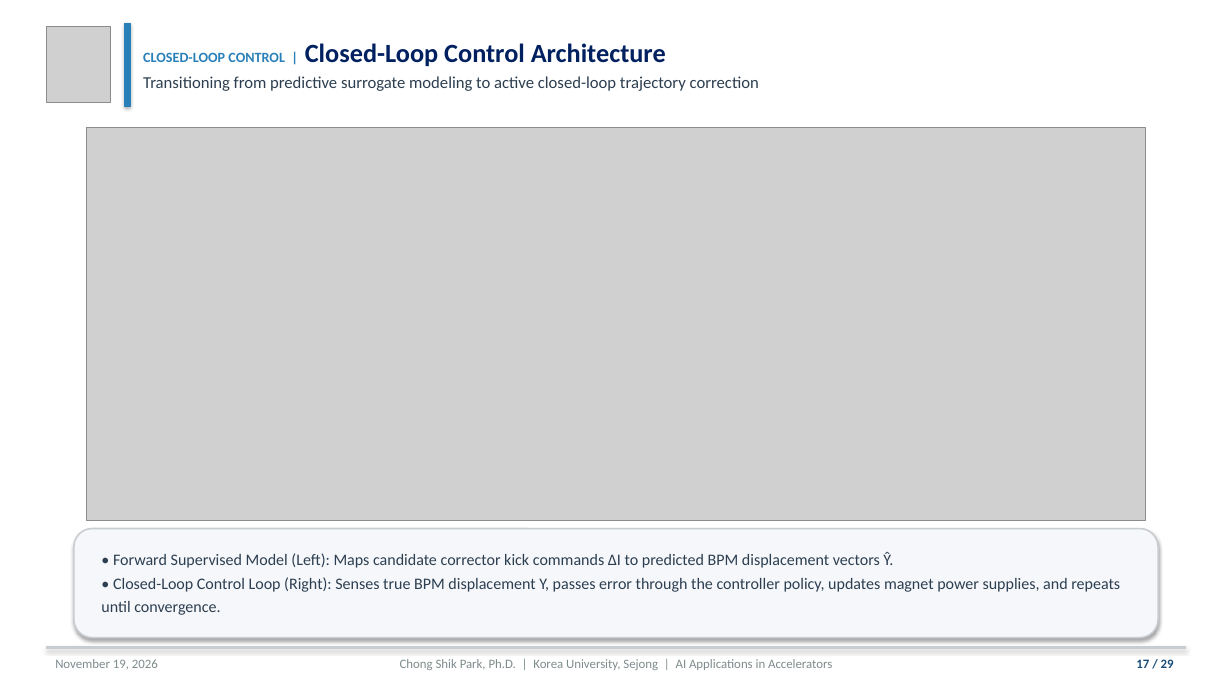
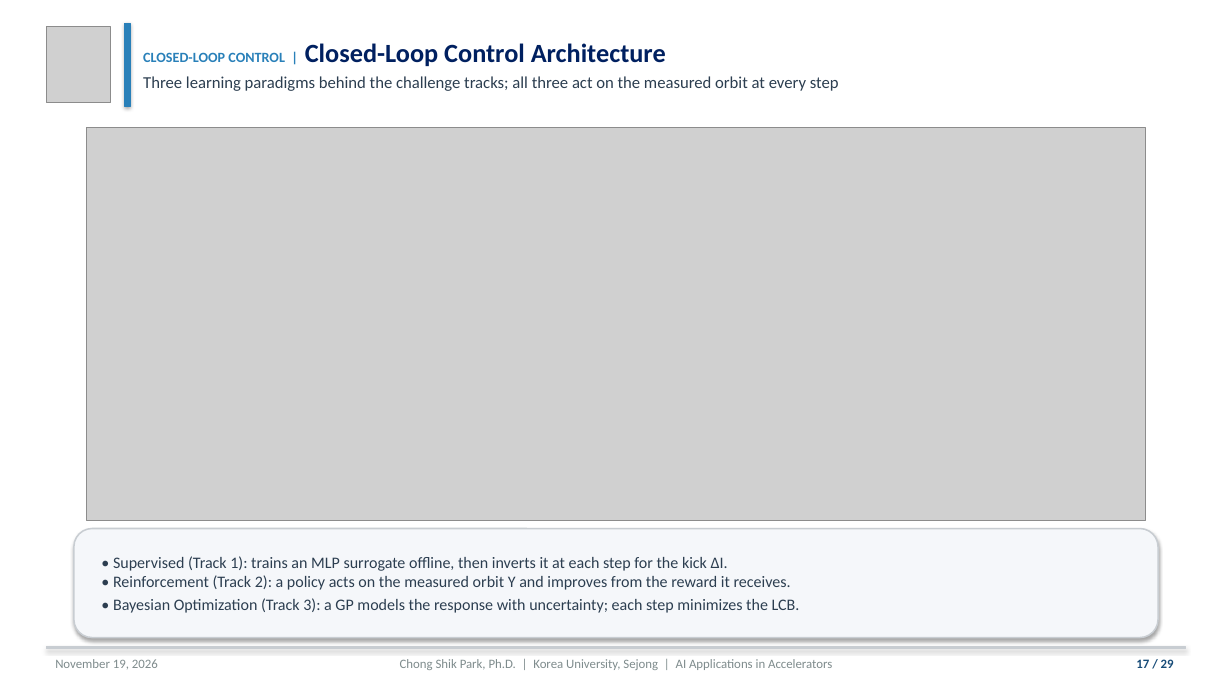
Before and after one commit to cspark7701/ai4acc-mini-hackathon, a slide deck: slide 17 of presentations/Lecture_1_AI_ML_Foundations_and_Control.pptx. Drawn at 1232x693 pixels with LibreOffice and Linux fonts; fonts in the diff are those of the drawing; grey boxes stand for pictures. Boxes give left, top, right and bottom in pixels: in the first picture for what was removed or moved away, otherwise in the second. Text is boxed around its words. In the diff, an @@ line names an element or a change of style, - is before the commit and + after.

```diff
--- a/presentations/Lecture_1_AI_ML_Foundations_and_Control.pptx
+++ b/presentations/Lecture_1_AI_ML_Foundations_and_Control.pptx
@@ text at box(143, 76, 839, 91): text changed @@
-Transitioning from predictive surrogate modeling to active closed-loop trajectory correction
+Three learning paradigms behind the challenge tracks; all three act on the measured orbit at every step
@@ text at box(113, 556, 800, 613): text changed @@
-• Forward Supervised Model (Left): Maps candidate corrector kick commands ΔI to predicted BPM displacement vectors Ŷ.
-• Closed-Loop Control Loop (Right): Senses true BPM displacement Y, passes error through the controller policy, updates magnet power supplies, and repeats until convergence.
+• Supervised (Track 1): trains an MLP surrogate offline, then inverts it at each step for the kick ΔI.
+• Reinforcement (Track 2): a policy acts on the measured orbit Y and improves from the reward it receives.
+• Bayesian Optimization (Track 3): a GP models the response with uncertainty; each step minimizes the LCB.
```
Also in this commit, not shown: 8 other files.
